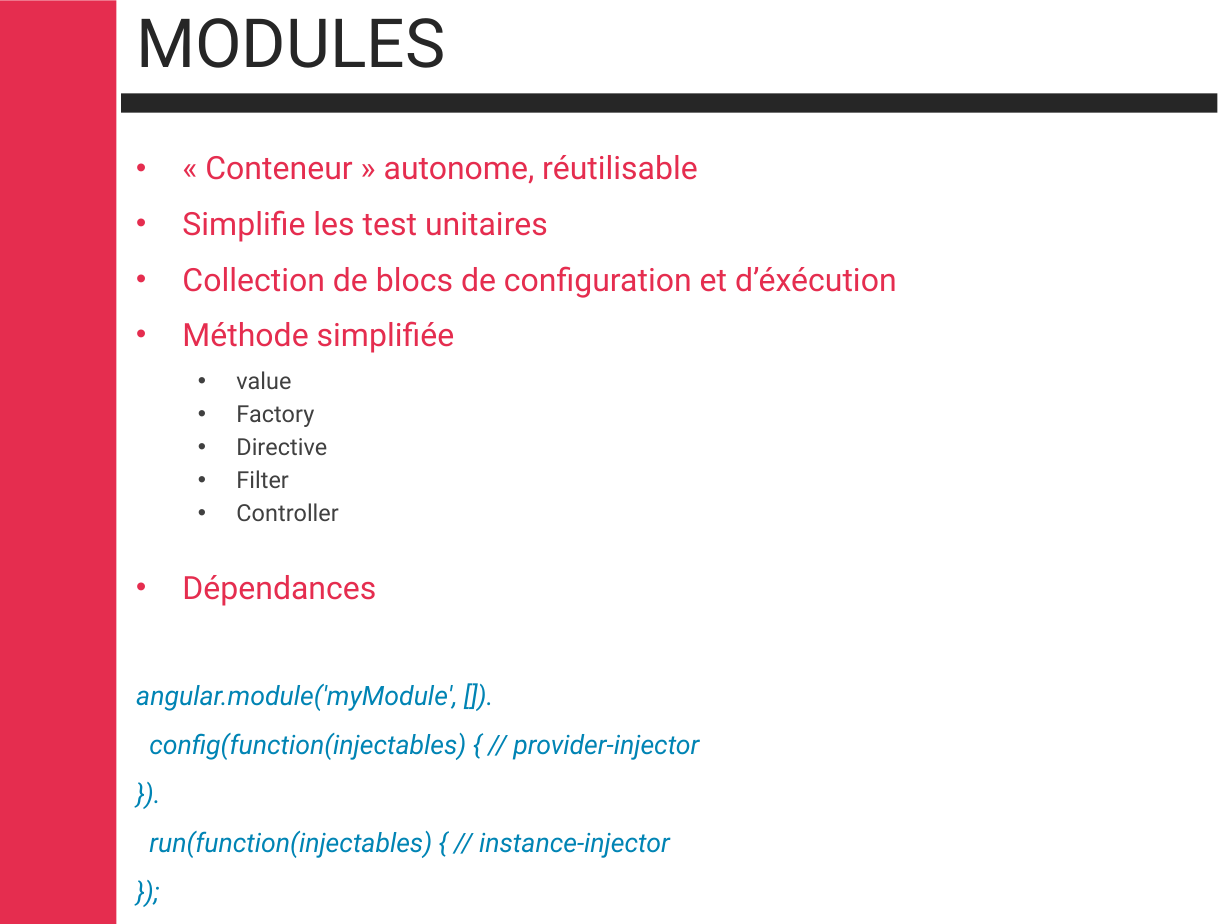
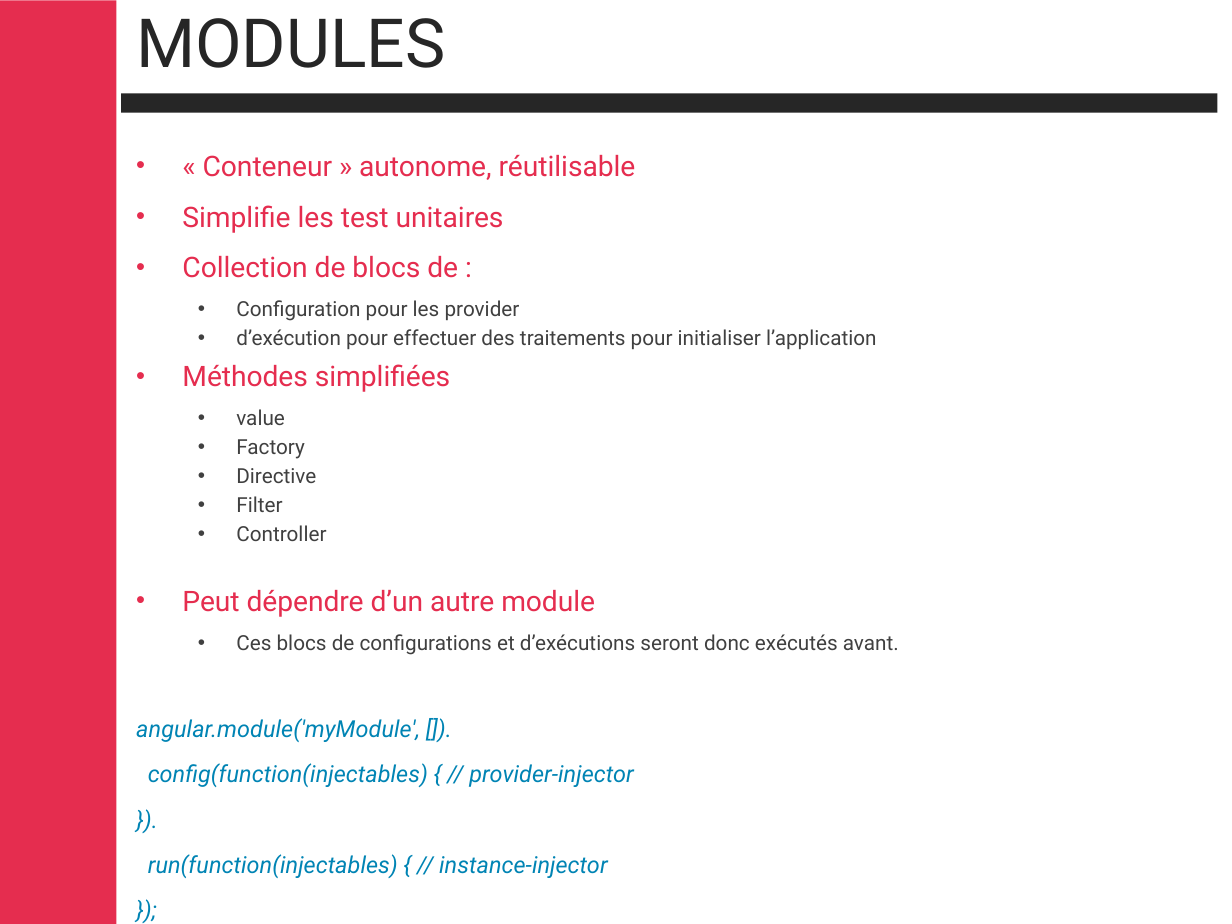
Before and after one commit to cbalit/handson-angular, a slide deck: slide 25 of Angular.pptx (slide 12 before the commit). Drawn at 1232x924 pixels with LibreOffice and Linux fonts; fonts in the diff are those of the drawing; background and template pictures are left out. Boxes give left, top, right and bottom in pixels: in the first picture for what was removed or moved away, otherwise in the second. Text is boxed around its words. In the diff, an @@ line names an element or a change of style, - is before the commit and + after.

```diff
--- a/Angular.pptx
+++ b/Angular.pptx
@@ text at (x1=136, y1=155, x2=636, y2=787): size 18.8 to 16.5 pt in "« Conteneur » autonome, réutilisable", "Simplifie les test unitaires"; size 13.8 to 12.1 pt in "value", "Factory", "Directive", "Filter" and 1 more places; size 15.6 to 13.8 pt in "angular.module('myModule', []).", "config(function(injectables) { // provider-injector", "}).", "run(function(injectables) { // instance-injector" and 1 more places @@
@@ text at (x1=182, y1=256, x2=876, y2=392): text changed; size 18.8 to 12.1 pt; text colour #E52D4F to #404040 @@
-• Collection de blocs de configuration et d’éxécution
-• Méthode simplifiée
+• Collection de blocs de :
+  • Configuration pour les provider
+  • d’exécution pour effectuer des traitements pour initialiser l’application
+• Méthodes simplifiées
@@ text at (x1=182, y1=590, x2=899, y2=655): text changed; size 18.8 to 12.1 pt; text colour #E52D4F to #404040 @@
-• Dépendances
+• Peut dépendre d’un autre module
+  • Ces blocs de configurations et d’exécutions seront donc exécutés avant.
```
Also in this commit, not shown: 23 other slides changed, 57 slides added, 14 slides removed.
